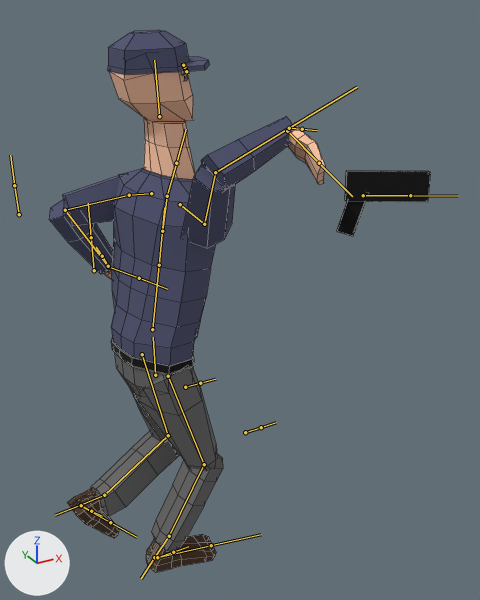
Renders of the FBX model Assets/Art/AnimationClips/Enemy1.fbx from each side of a commit.
Before and after are seen from a 50 mm lens placed at (-1.52, -4.08, 1.74), pointed at (0.57, -0.28, -0.16). Arrows for +X, +Y and +Z are at lower left; the lights stay in place. Both versions are drawn at frame 28 of the action 'Humanoid|Run'; the numbers are the values there. The bones that bend it are drawn over the model as lines. Mesh edges are drawn as thin lines.

The first picture shows 'Head'.
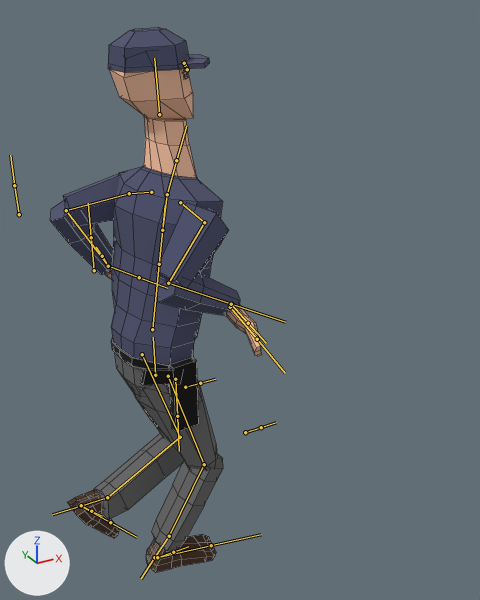
Boxes [x1, y1, x2, y2] around the edits, measured in the pictures (480 x 600 px):
```json
{"object": "Head", "change": "posed", "before": [49, 30, 431, 573], "after": [50, 27, 262, 573], "on screen": "44% narrower"}
{"bone": "L_UpperArm", "before": "(129, 195) to (65, 210)", "after": "(129, 193) to (66, 210)"}
{"bone": "L_LoweArm", "before": "(65, 210) to (108, 266)", "after": "(66, 210) to (108, 266)"}
{"bone": "L_Hand", "before": "(108, 266) to (139, 278)", "after": "(108, 266) to (139, 277)"}
{"bone": "R_UpperArm", "before": "(204, 224) to (215, 172)", "after": "(204, 222) to (168, 283)"}
{"bone": "R_LoweArm", "before": "(215, 172) to (289, 128)", "after": "(168, 283) to (231, 304)"}
{"bone": "L_Thigh", "before": "(142, 354) to (168, 435)", "after": "(142, 354) to (180, 437)"}
{"bone": "L_LowerLeg", "before": "(168, 435) to (104, 495)", "after": "(180, 437) to (107, 497)"}
{"bone": "Weapon", "before": "(363, 195) to (410, 195)", "after": "(175, 379) to (177, 416)"}
{"bone": "R_Hand", "before": "(287, 131) to (319, 163)", "after": "(230, 307) to (257, 339)"}
```

Edits to the scene script, one JSON object a line:
```json
{"block": "bone_l_upperarm", "where": "bone_l_upperarm = bpy.data.objects['Humanoid'].pose.bones['L_UpperArm']  # child of 'L_Shoulder'"}
{"op": "set", "path": "bone_l_upperarm.rotation_quaternion", "old": "(0.825, -0.139, -0.023, 0.548)", "new": "(0.823, -0.154, -0.034, 0.546)", "note": "degrees (-15, 7, 66) -> degrees (-17, 6, 66)"}
{"block": "bone_l_lowearm", "where": "bone_l_lowearm = bpy.data.objects['Humanoid'].pose.bones['L_LoweArm']  # child of 'L_UpperArm'"}
{"op": "set", "path": "bone_l_lowearm.rotation_quaternion", "old": "(-0.561, 0.792, -0.002, 0.242)", "new": "(-0.574, 0.781, -0.002, 0.246)", "note": "degrees (-106, -22, -17) -> degrees (-104, -22, -18)"}
{"op": "set", "path": "bone_l_lowearm.scale", "old": "(1.0, 1.0, 1.0)", "new": "(0.99, 0.99, 1.02)"}
{"block": "bone_l_hand", "where": "bone_l_hand = bpy.data.objects['Humanoid'].pose.bones['L_Hand']  # child of 'L_LoweArm'"}
{"op": "set", "path": "bone_l_hand.location", "old": "(-0.018, -0.007, -0.005)", "new": "(0.0, 0.0, 0.0)"}
{"block": "bone_r_upperarm", "where": "bone_r_upperarm = bpy.data.objects['Humanoid'].pose.bones['R_UpperArm']  # child of 'R_Shoulder'"}
{"op": "set", "path": "bone_r_upperarm.rotation_quaternion", "old": "(0.72, -0.316, -0.437, 0.437)", "new": "(0.711, 0.372, 0.224, 0.553)", "note": "degrees (-63, -21, 75) -> degrees (51, -5, 73)"}
{"op": "set", "path": "bone_r_upperarm.scale", "old": "(1.0, 1.0, 1.0)", "new": "(1.0, 0.98, 1.01)"}
{"block": "bone_r_lowearm", "where": "bone_r_lowearm = bpy.data.objects['Humanoid'].pose.bones['R_LoweArm']  # child of 'R_UpperArm'"}
{"op": "set", "path": "bone_r_lowearm.rotation_quaternion", "old": "(0.769, -0.63, 0.001, -0.108)", "new": "(0.602, 0.7, -0.001, -0.385)", "note": "degrees (-78, -8, -10) -> degrees (89, 33, -33)"}
{"op": "set", "path": "bone_r_lowearm.scale", "old": "(1.0, 1.0, 1.0)", "new": "(0.98, 0.98, 1.03)"}
{"block": "bone_l_thigh", "where": "bone_l_thigh = bpy.data.objects['Humanoid'].pose.bones['L_Thigh']  # child of 'Hips'"}
{"op": "set", "path": "bone_l_thigh.rotation_quaternion", "old": "(0.993, 0.015, -0.004, -0.116)", "new": "(0.986, 0.02, -0.004, -0.168)", "note": "degrees (2, 0, -13) -> degrees (2, 0, -19)"}
{"op": "set", "path": "bone_l_thigh.scale", "old": "(1.05, 1.0, 1.05)", "new": "(1.05, 1.12, 1.05)"}
{"block": "bone_l_lowerleg", "where": "bone_l_lowerleg = bpy.data.objects['Humanoid'].pose.bones['L_LowerLeg']  # child of 'L_Thigh'"}
{"op": "set", "path": "bone_l_lowerleg.rotation_quaternion", "old": "(0.764, -0.06, -0.011, 0.642)", "new": "(0.697, -0.064, -0.009, 0.715)", "note": "degrees (-6, 3, 80) -> degrees (-6, 4, 91)"}
{"op": "set", "path": "bone_l_lowerleg.scale", "old": "(1.05, 0.96, 1.0)", "new": "(0.94, 1.07, 1.0)"}
{"block": "bone_weapon", "where": "bone_weapon = bpy.data.objects['Humanoid'].pose.bones['Weapon']  # child of 'Hips'"}
{"op": "set", "path": "bone_weapon.location", "old": "(-0.556, -1.225, -1.087)", "new": "(0.0, 0.0, 0.0)"}
{"op": "set", "path": "bone_weapon.rotation_quaternion", "old": "(0.681, -0.654, 0.189, 0.268)", "new": "(1.0, 0.0, 0.0, 0.0)", "note": "degrees (-85, 37, 8) -> degrees (0, 0, 0)"}
{"block": "bone_r_hand", "where": "bone_r_hand = bpy.data.objects['Humanoid'].pose.bones['R_Hand']"}
{"op": "set", "path": "bone_r_hand.location", "old": "(0.699, -0.815, -0.38)", "new": "(0.392, -0.878, 0.795)"}
```
